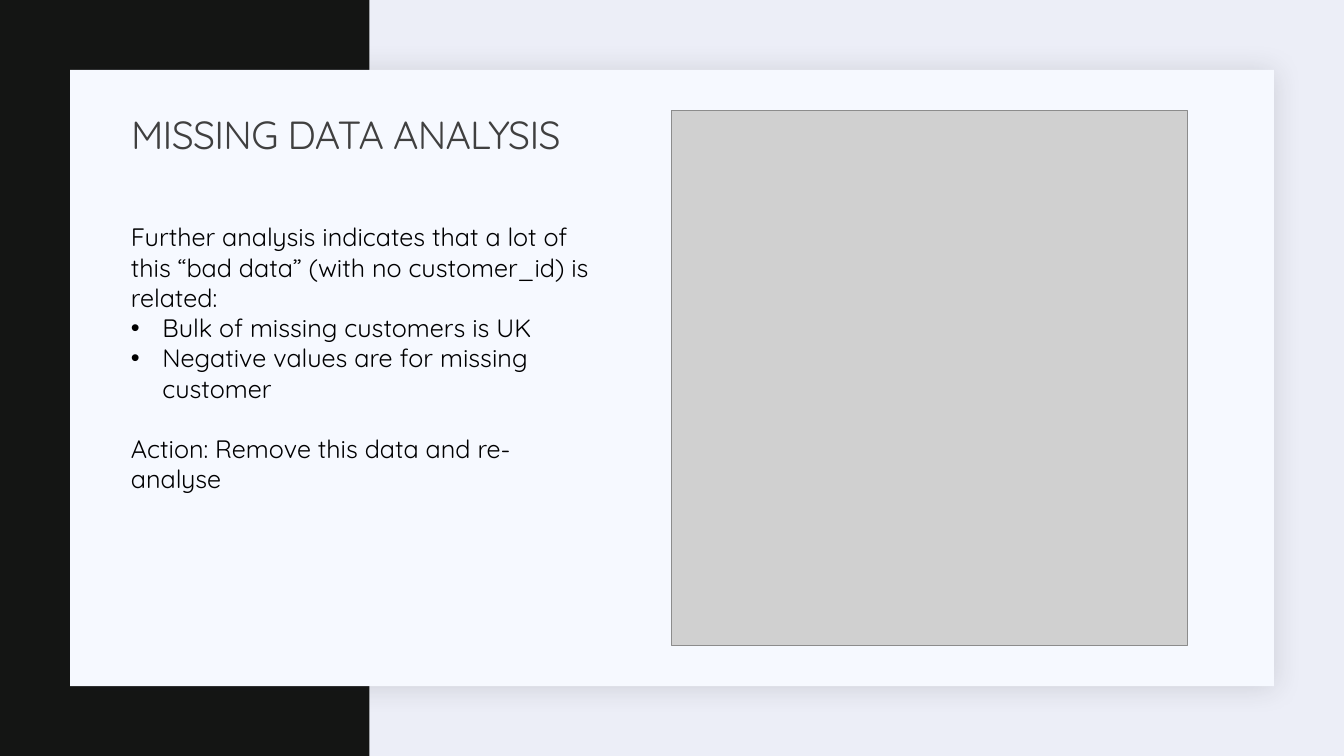
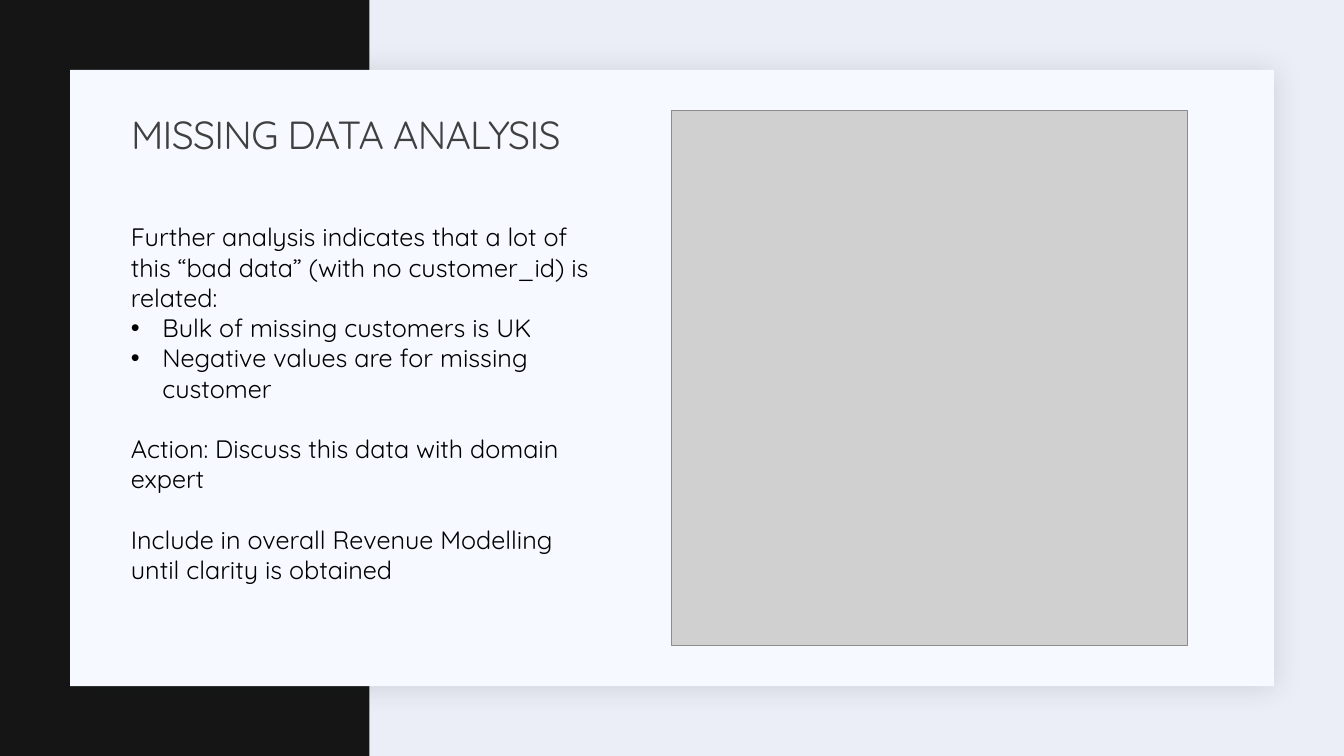
Before and after one commit to matthewpa/AVAAIL-Capstone-MP, a slide deck: slide 3 of Reports/AAVAIL_EDA_Report.pptx. Drawn at 1344x756 pixels with LibreOffice and Linux fonts; fonts in the diff are those of the drawing; grey boxes stand for pictures. Boxes give left, top, right and bottom in pixels: in the first picture for what was removed or moved away, otherwise in the second. Text is boxed around its words. In the diff, an @@ line names an element or a change of style, - is before the commit and + after.

```diff
--- a/Reports/AAVAIL_EDA_Report.pptx
+++ b/Reports/AAVAIL_EDA_Report.pptx
@@ text at [131, 439, 558, 584]: text changed @@
-Action: Remove this data and re-analyse
+Action: Discuss this data with domain expert
+Include in overall Revenue Modelling until clarity is obtained
```
Also in this commit, not shown: 1 other slide changed, 1 slide added, 2 slides removed, 23 other files.
